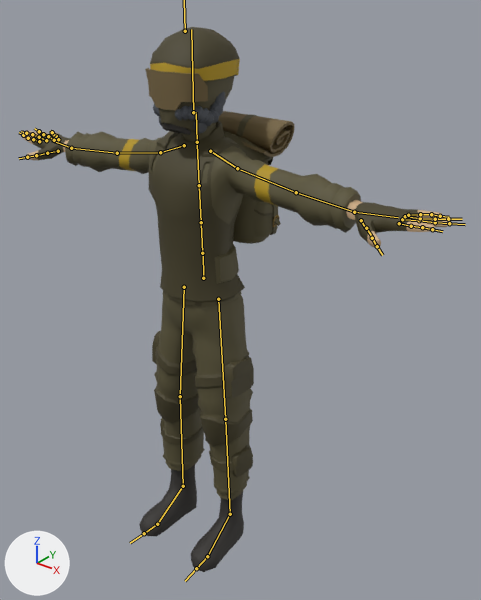
Renders of the FBX model Jam/Assets/StarterAssets/ThirdPersonController/Character/Models/Warrior.fbx from each side of a commit.
Both versions are drawn from a 50 mm lens placed at (1.388, -1.576, 1.982), pointed at (0.071, 0.071, 0.961). Arrows for +X, +Y and +Z are at lower left; the lights stay in place. The bones that bend it are drawn over the model as lines.

Names of what the first picture shows: 'Warrior'.
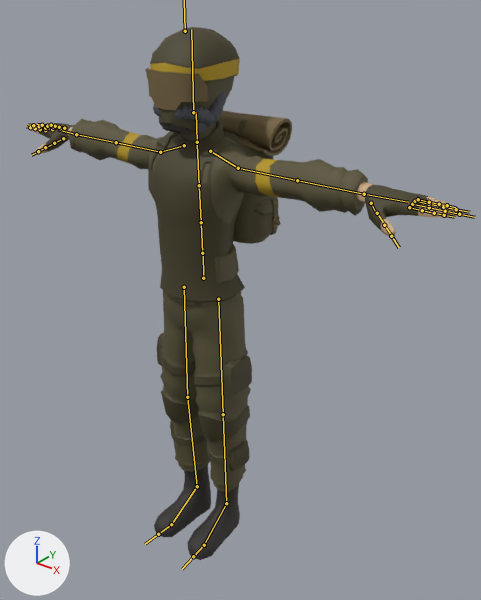
The newer file adds an action. The first version stands in its rest pose; the second is drawn at frame 1 of the action 'Take 001'.

Where the change shows, as pixel boxes [x1, y1, x2, y2] in the pictures (481 x 600 px):
'Warrior', posed
    before: [22, 27, 451, 572]
    after: [29, 27, 461, 560]
bone 'mixamorig:LeftShoulder', root to tip
    before: (210, 151) to (237, 168)
    after: (210, 151) to (238, 168)
bone 'mixamorig:LeftArm', root to tip
    before: (237, 168) to (296, 192)
    after: (238, 168) to (297, 180)
bone 'mixamorig:LeftForeArm', root to tip
    before: (296, 192) to (354, 212)
    after: (297, 180) to (364, 194)
bone 'mixamorig:LeftHand', root to tip
    before: (354, 212) to (398, 217)
    after: (364, 194) to (408, 202)
bone 'mixamorig:LeftHandThumb1', root to tip
    before: (361, 220) to (365, 228)
    after: (371, 203) to (376, 213)
bone 'mixamorig:LeftHandMiddle1', root to tip
    before: (402, 219) to (419, 220)
    after: (412, 204) to (429, 207)
bone 'mixamorig:LeftHandRing1', root to tip
    before: (405, 216) to (420, 218)
    after: (415, 201) to (429, 204)
bone 'mixamorig:LeftHandPinky1', root to tip
    before: (408, 215) to (420, 214)
    after: (418, 199) to (429, 202)
bone 'mixamorig:RightArm', root to tip
    before: (160, 152) to (117, 153)
    after: (160, 152) to (116, 142)
bone 'mixamorig:RightForeArm', root to tip
    before: (117, 153) to (71, 148)
    after: (116, 142) to (76, 134)
bone 'mixamorig:RightHand', root to tip
    before: (71, 148) to (52, 140)
    after: (76, 134) to (57, 129)
bone 'mixamorig:RightHandThumb1', root to tip
    before: (58, 151) to (47, 153)
    after: (63, 138) to (54, 143)
bone 'mixamorig:RightHandMiddle1', root to tip
    before: (46, 140) to (39, 137)
    after: (52, 129) to (45, 128)
bone 'mixamorig:RightHandRing1', root to tip
    before: (54, 140) to (48, 136)
    after: (60, 128) to (53, 127)
bone 'mixamorig:RightHandPinky1', root to tip
    before: (58, 139) to (56, 136)
    after: (64, 128) to (59, 127)
bone 'mixamorig:LeftUpLeg', root to tip
    before: (218, 299) to (225, 419)
    after: (218, 299) to (223, 414)
bone 'mixamorig:LeftFoot', root to tip
    before: (230, 514) to (207, 556)
    after: (226, 503) to (204, 545)
bone 'mixamorig:RightUpLeg', root to tip
    before: (184, 287) to (180, 396)
    after: (184, 287) to (187, 397)
bone 'mixamorig:RightFoot', root to tip
    before: (183, 486) to (157, 524)
    after: (197, 486) to (171, 524)

The edits, one by one:
Bone 'mixamorig:LeftShoulder' (bone_mixamorig_leftshoulder) turns from (0, 0, 0) to (-1, 0, 0) degrees about its own x, y and z.
Bone 'mixamorig:LeftArm' (bone_mixamorig_leftarm) turns from (0, 0, 0) to (-8, 0, 0) degrees about its own x, y and z.
Bone 'mixamorig:LeftForeArm' (bone_mixamorig_leftforearm) turns from (0, 0, 0) to (8, 1, -9) degrees about its own x, y and z.
Bone 'mixamorig:LeftHand' (bone_mixamorig_lefthand) turns from (0, 0, 0) to (5, -1, 8) degrees about its own x, y and z.
Bone 'mixamorig:LeftHandThumb1' (bone_mixamorig_lefthandthumb1) turns from (0, 0, 0) to (12, 0, -5) degrees about its own x, y and z.
Bone 'mixamorig:LeftHandMiddle1' (bone_mixamorig_lefthandmiddle1) turns from (0, 0, 0) to (6, 0, 1) degrees about its own x, y and z.
Bone 'mixamorig:LeftHandRing1' (bone_mixamorig_lefthandring1) turns from (0, 0, 0) to (0, 0, 7) degrees about its own x, y and z.
Bone 'mixamorig:LeftHandPinky1' (bone_mixamorig_lefthandpinky1) turns from (0, 0, 0) to (3, -1, 22) degrees about its own x, y and z.
Bone 'mixamorig:RightShoulder' (bone_mixamorig_rightshoulder) turns from (0, 0, 0) to (-1, 0, 0) degrees about its own x, y and z.
Bone 'mixamorig:RightArm' (bone_mixamorig_rightarm) turns from (0, 0, 0) to (-8, 0, 0) degrees about its own x, y and z.
Bone 'mixamorig:RightForeArm' (bone_mixamorig_rightforearm) turns from (0, 0, 0) to (8, -1, 9) degrees about its own x, y and z.
Bone 'mixamorig:RightHand' (bone_mixamorig_righthand) turns from (0, 0, 0) to (5, -2, -8) degrees about its own x, y and z.
Bone 'mixamorig:RightHandThumb1' (bone_mixamorig_righthandthumb1) turns from (0, 0, 0) to (10, -1, 7) degrees about its own x, y and z.
Bone 'mixamorig:RightHandMiddle1' (bone_mixamorig_righthandmiddle1) turns from (0, 0, 0) to (6, 0, 0) degrees about its own x, y and z.
Bone 'mixamorig:RightHandRing1' (bone_mixamorig_righthandring1) turns from (0, 0, 0) to (5, 0, -8) degrees about its own x, y and z.
Bone 'mixamorig:RightHandPinky1' (bone_mixamorig_righthandpinky1) turns from (0, 0, 0) to (8, 1, -22) degrees about its own x, y and z.
Bone 'mixamorig:LeftUpLeg' (bone_mixamorig_leftupleg) turns from (0, 0, 0) to (-2, 0, -3) degrees about its own x, y and z.
Bone 'mixamorig:LeftFoot' (bone_mixamorig_leftfoot) turns from (0, 0, 0) to (3, 2, 2) degrees about its own x, y and z.
Bone 'mixamorig:RightUpLeg' (bone_mixamorig_rightupleg) turns from (0, 0, 0) to (-2, 0, 3) degrees about its own x, y and z.
Bone 'mixamorig:RightFoot' (bone_mixamorig_rightfoot) turns from (0, 0, 0) to (3, -2, -2) degrees about its own x, y and z.
